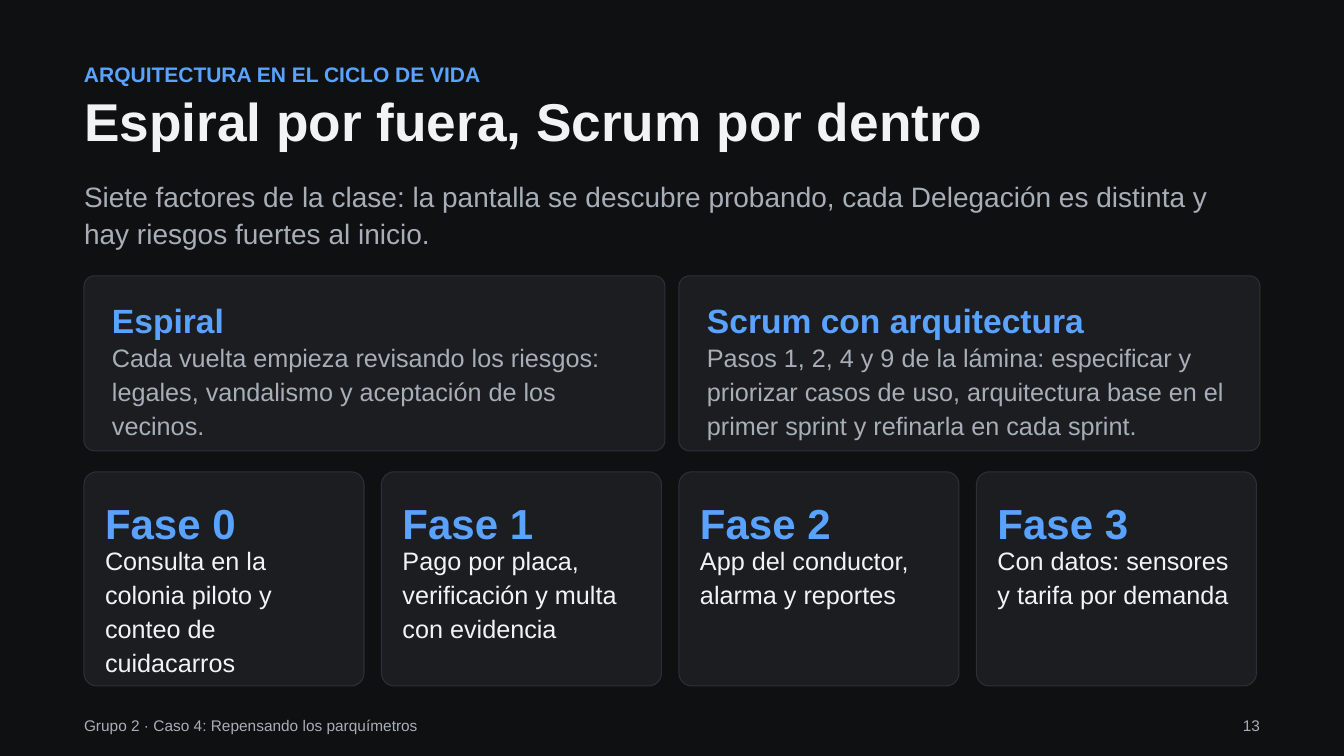
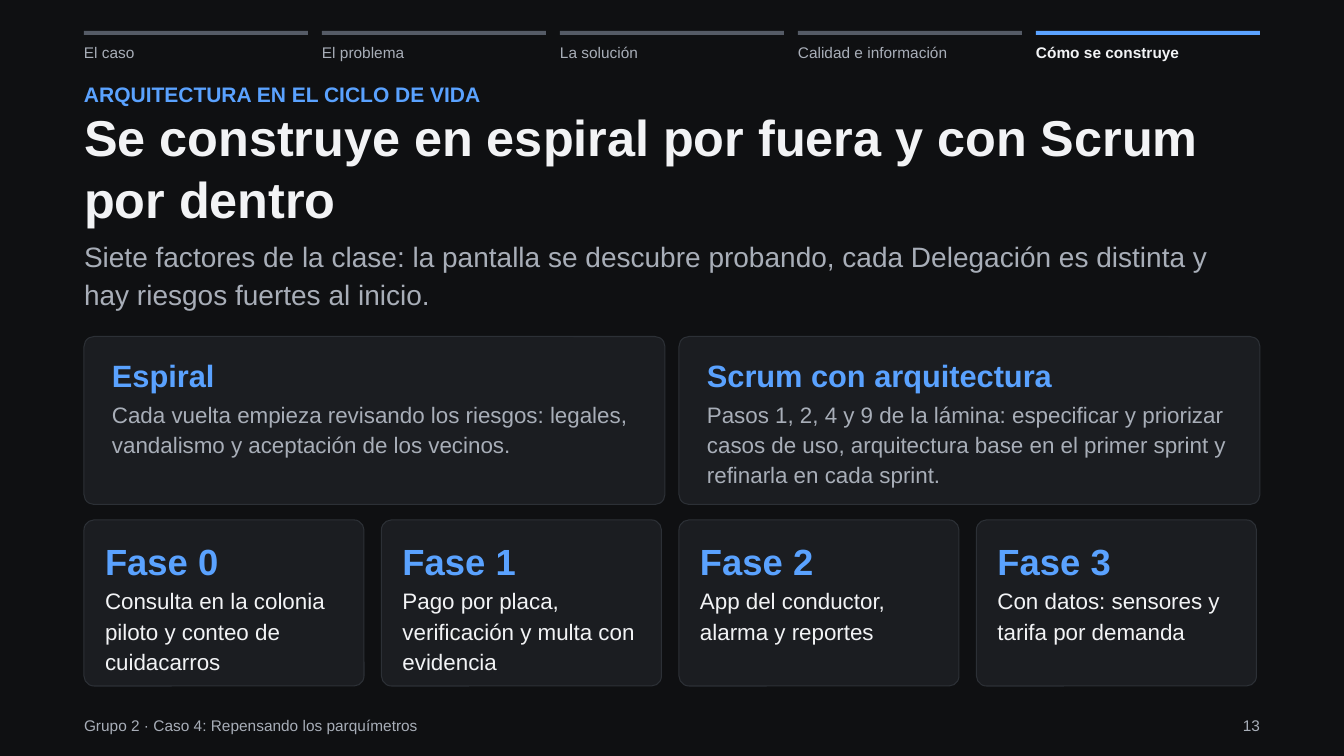
Before and after one commit to Santiago78op/MCP-AYD, a slide deck: slide 13 of boveda/08-Tareas/Grupo2_CasoParquimetros_Presentacion.pptx. Drawn at 1344x756 pixels with LibreOffice and Linux fonts; fonts in the diff are those of the drawing. Boxes give left, top, right and bottom in pixels: in the first picture for what was removed or moved away, otherwise in the second. Text is boxed around its words. In the diff, an @@ line names an element or a change of style, - is before the commit and + after.

```diff
--- a/boveda/08-Tareas/Grupo2_CasoParquimetros_Presentacion.pptx
+++ b/boveda/08-Tareas/Grupo2_CasoParquimetros_Presentacion.pptx
@@ rectangle added at box(84, 31, 308, 35), fill #555B66 @@
@@ text added at box(84, 47, 135, 58), 11 pt, text #A8AEB8 @@
+El caso
@@ rectangle added at box(322, 31, 545, 35), fill #555B66 @@
@@ text added at box(322, 47, 404, 61), 11 pt, text #A8AEB8 @@
+El problema
@@ text added at box(560, 46, 638, 58), 11 pt, text #A8AEB8 @@
+La solución
@@ rectangle added at box(561, 31, 784, 35), fill #555B66 @@
@@ text added at box(798, 46, 947, 58), 11 pt, text #A8AEB8 @@
+Calidad e información
@@ rectangle added at box(799, 31, 1022, 35), fill #555B66 @@
@@ rectangle added at box(1036, 31, 1260, 35), fill #5AA2FF @@
@@ text added at box(1036, 46, 1179, 61), 11 pt, text #F2F3F5, bold @@
+Cómo se construye
@@ text "ARQUITECTURA EN EL CICLO DE ...": place and size @@
-text "ARQUITECTURA EN EL CICLO DE ..." at box(84, 67, 480, 86)
+text "ARQUITECTURA EN EL CICLO DE ..." at box(84, 87, 480, 106)
@@ text at box(84, 119, 1198, 228): text changed; size 38 to 36 pt @@
-Espiral por fuera, Scrum por dentro
+Se construye en espiral por fuera y con Scrum por dentro
@@ text "Siete factores de la clase: ...": place and size @@
-text "Siete factores de la clase: ..." at box(84, 186, 1207, 249)
+text "Siete factores de la clase: ..." at box(84, 246, 1207, 310)
@@ rounded rectangle: place and size @@
-rounded rectangle at box(84, 276, 664, 452)
+rounded rectangle at box(84, 337, 664, 505)
@@ text "Espiral": place and size @@
-text "Espiral" at box(112, 308, 224, 340)
+text "Espiral" at box(112, 364, 214, 392)
@@ text "Espiral" at box(112, 364, 214, 392): size 24 to 22 pt @@
@@ rounded rectangle: place and size @@
-rounded rectangle at box(680, 276, 1260, 452)
+rounded rectangle at box(680, 337, 1260, 505)
@@ text "Scrum con arquitectura": place and size @@
-text "Scrum con arquitectura" at box(707, 308, 1084, 340)
+text "Scrum con arquitectura" at box(707, 364, 1052, 392)
@@ text "Scrum con arquitectura" at box(707, 364, 1052, 392): size 24 to 22 pt @@
@@ text "Cada vuelta empieza revisando los ...": place and size @@
-text "Cada vuelta empieza revisando los ..." at box(112, 349, 599, 435)
+text "Cada vuelta empieza revisando los ..." at box(112, 407, 627, 458)
@@ size 18 to 16 pt in 6 elements at box(402, 592, 634, 671), box(700, 592, 885, 645), box(997, 592, 1219, 645), box(105, 592, 325, 671), box(112, 407, 627, 458), box(707, 406, 1225, 488) @@
@@ text "Pasos 1, 2, 4 y ...": place and size @@
-text "Pasos 1, 2, 4 y ..." at box(707, 348, 1224, 440)
+text "Pasos 1, 2, 4 y ..." at box(707, 406, 1225, 488)
@@ rounded rectangle: place and size @@
-rounded rectangle at box(84, 472, 364, 686)
+rounded rectangle at box(84, 520, 364, 687)
@@ rounded rectangle: place and size @@
-rounded rectangle at box(381, 472, 661, 686)
+rounded rectangle at box(381, 520, 661, 687)
@@ rounded rectangle: place and size @@
-rounded rectangle at box(680, 472, 960, 686)
+rounded rectangle at box(680, 520, 960, 687)
@@ rounded rectangle: place and size @@
-rounded rectangle at box(977, 472, 1257, 686)
+rounded rectangle at box(977, 520, 1257, 687)
@@ 4 texts: place and size @@
-4 texts at box(105, 509, 1128, 540)
+4 texts at box(105, 549, 1111, 576)
@@ size 30 to 26 pt in 4 elements at box(105, 549, 218, 576), box(402, 550, 516, 576), box(700, 549, 813, 576), box(997, 549, 1111, 576) @@
@@ text "Consulta en la colonia piloto ...": place and size @@
-text "Consulta en la colonia piloto ..." at box(105, 551, 272, 673)
+text "Consulta en la colonia piloto ..." at box(105, 592, 325, 671)
@@ text "Pago por placa, verificación y ...": place and size @@
-text "Pago por placa, verificación y ..." at box(402, 551, 617, 639)
+text "Pago por placa, verificación y ..." at box(402, 592, 634, 671)
@@ text "App del conductor, alarma y ...": place and size @@
-text "App del conductor, alarma y ..." at box(700, 551, 908, 610)
+text "App del conductor, alarma y ..." at box(700, 592, 885, 645)
@@ text "Con datos: sensores y tarifa ...": place and size @@
-text "Con datos: sensores y tarifa ..." at box(997, 551, 1228, 610)
+text "Con datos: sensores y tarifa ..." at box(997, 592, 1219, 645)
```
Also in this commit, not shown: 13 other slides changed, 22 other files.
